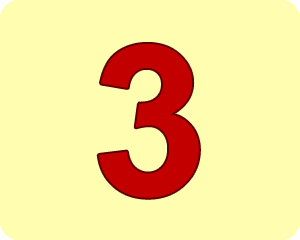
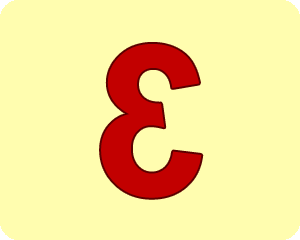
Before/after of a 300px x 240px layered artwork. What changed in the layer stack:
painted on "3" over <box>98,44,202,198</box>
